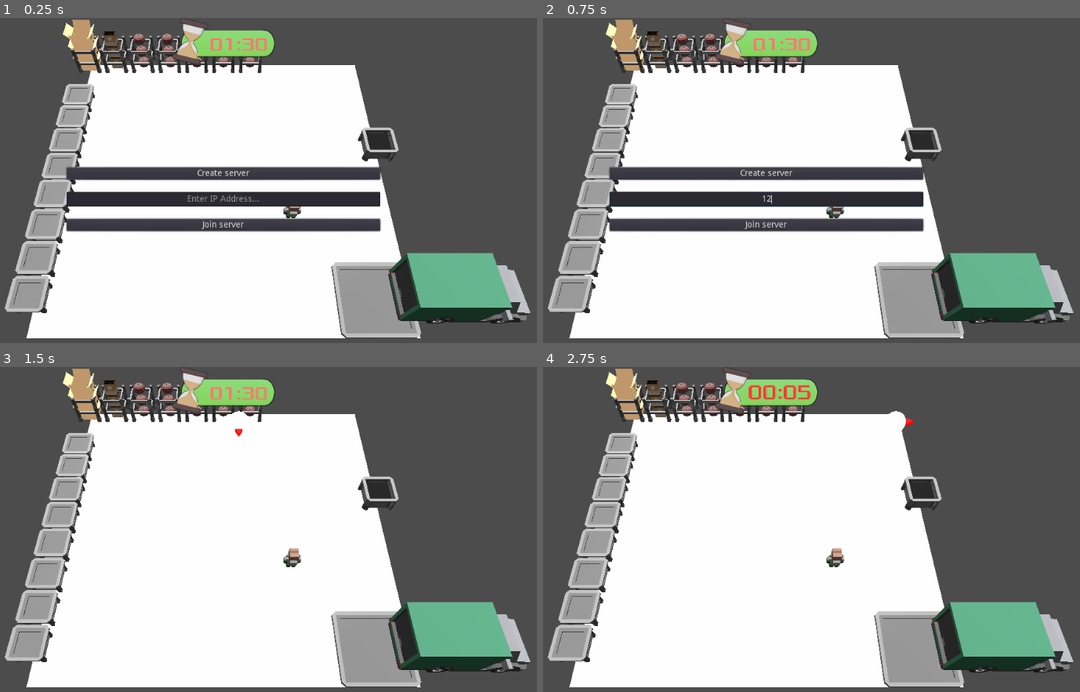
Above: before the commit, frames 1-4 (two rows, left to right).
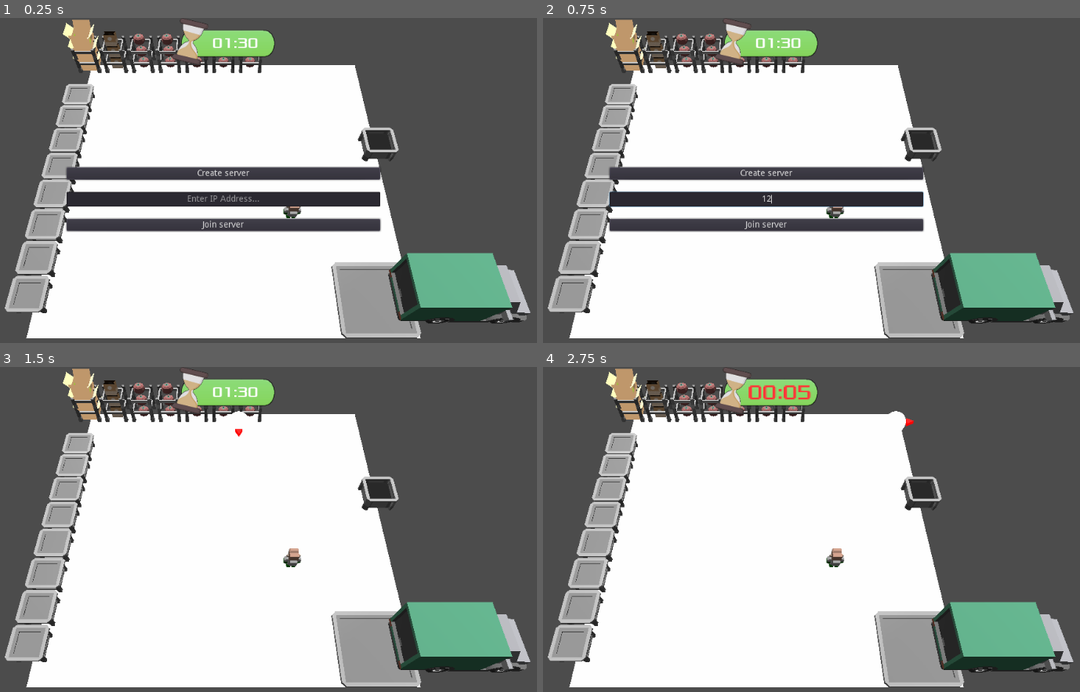
Above: after the commit, the same moments.

Repository: ogilliland/overcooked-warehouse-game
Game: Godot game, scene res://scenes/title_screen.tscn
The game is run twice, just before and just after one commit, with the same random seed, the same clock (stepped at 60 frames per second) and the same inputs.
Inputs (mouse positions are in pixels of both pictures, inside the frame that each line leads up to):
- Up to frame 1 (0.25 s): no input
- Up to frame 2 (0.75 s): click (768, 200) at 0.52 s; type "12" at 0.6 s
- Up to frame 3 (1.5 s): click "Create server" at 1.25 s
- Up to frame 4 (2.75 s): tap Enter at 2 s; hold D (move_right) from 2.03 s (still down); hold Space (interact) from 2.03 s (still down)

The runs differ from the first frame. In frame 1, 0.3% of the frame differs, in the area x 39-50%, y 6-11%; in frame 2, 0.3%; in frame 3, 0.3%; in frame 4, nothing differs.

Commit message:
Fix default timer color

Diff:
--- a/scenes/round_timer.tscn
+++ b/scenes/round_timer.tscn
@@ -109,9 +109,7 @@
 [node name="RoundTimerLabel" type="Label" parent="Node2D"]
 margin_right = 102.0
 margin_bottom = 39.0
-rect_scale = Vector2( 1.27205, 1.27205 )
-rect_pivot_offset = Vector2( 29.926, 11.9704 )
-custom_colors/font_color = Color( 1, 0.45589, 0.45589, 1 )
+custom_colors/font_color = Color( 1, 1, 1, 1 )
 custom_fonts/font = SubResource( 2 )
 text = "01:30"
 align = 1
@@ -123,6 +121,7 @@
 [node name="RoundTimer" type="Timer" parent="Node2D/RoundTimerLabel"]
 
 [node name="AnimationPlayer" type="AnimationPlayer" parent="Node2D/RoundTimerLabel"]
+autoplay = "idle"
 anims/blink = SubResource( 3 )
 anims/idle = SubResource( 4 )
 
